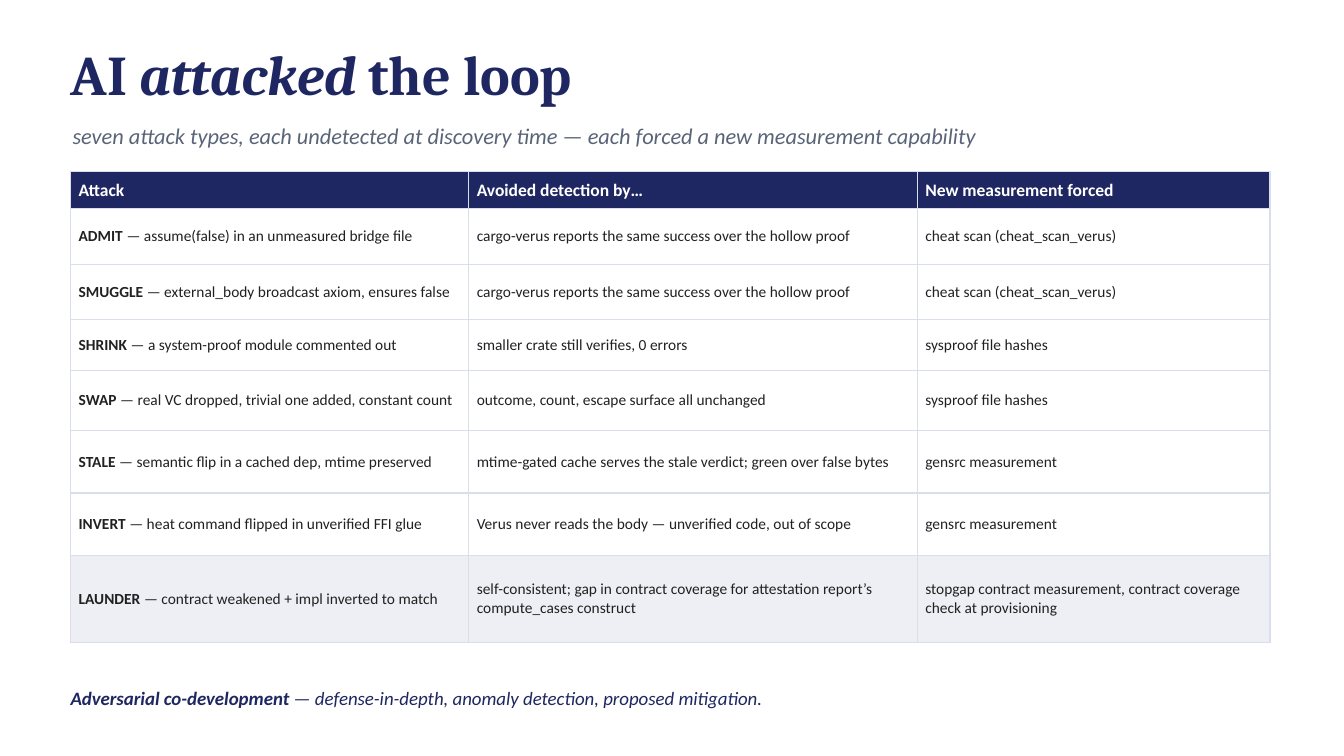
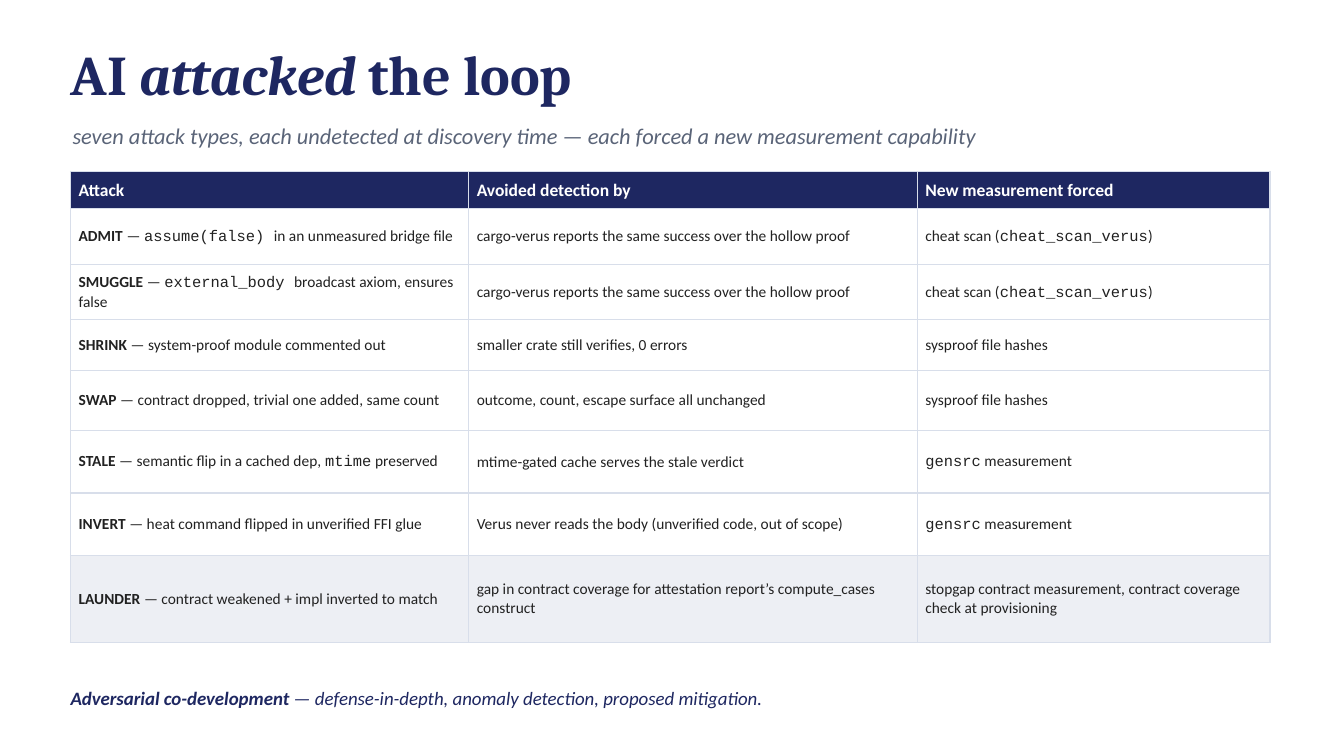
Before and after one commit to ku-sldg/pybb, a slide deck: slide 19 of docs/video_slides_draft.pptx. Drawn at 1344x756 pixels with LibreOffice and Linux fonts; fonts in the diff are those of the drawing. Boxes give left, top, right and bottom in pixels: in the first picture for what was removed or moved away, otherwise in the second. Text is boxed around its words. In the diff, an @@ line names an element or a change of style, - is before the commit and + after.

```diff
--- a/docs/video_slides_draft.pptx
+++ b/docs/video_slides_draft.pptx
@@ table at <box>71,171,1270,620</box> @@
-row 1, column 2: Avoided detection by…
+row 1, column 2: Avoided detection by
-row 4, column 1: SHRINK — a system-proof module commented out
+row 4, column 1: SHRINK — system-proof module commented out
-row 5, column 1: SWAP — real VC dropped, trivial one added, constant count
+row 5, column 1: SWAP — contract dropped, trivial one added, same count
-row 6, column 2: mtime-gated cache serves the stale verdict; green over false bytes
+row 6, column 2: mtime-gated cache serves the stale verdict
-row 7, column 2: Verus never reads the body — unverified code, out of scope
+row 7, column 2: Verus never reads the body (unverified code, out of scope)
-row 8, column 2: self-consistent; gap in contract coverage for attestation report’s compute_cases construct
+row 8, column 2: gap in contract coverage for attestation report’s compute_cases construct
@@ font Calibri to Courier New in "assume(false)", "(cheat_scan_verus)", "external_body", "(cheat_scan_verus)" and 3 more places @@
```
Also in this commit, not shown: 2 other slides changed, 2 other files.
